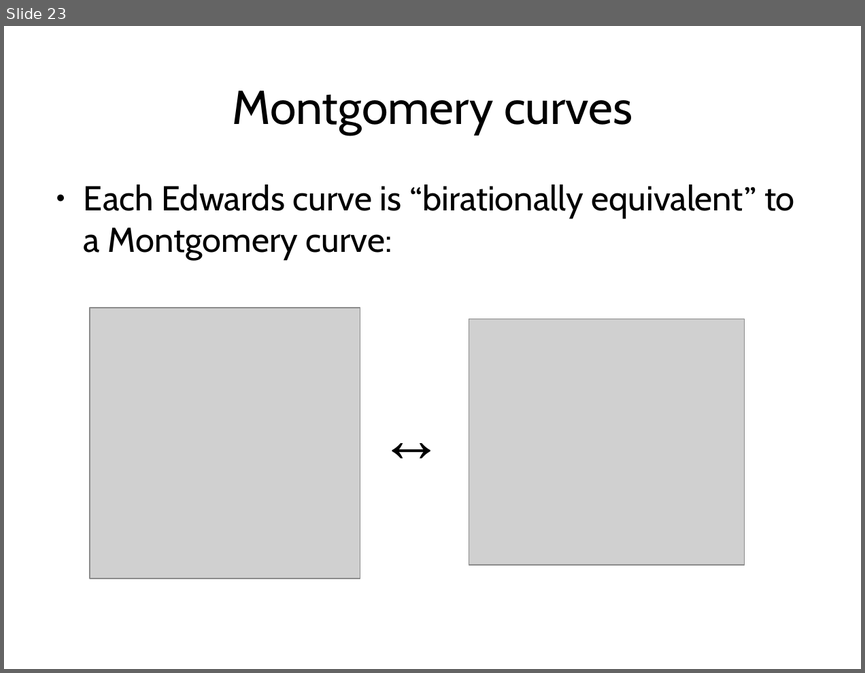
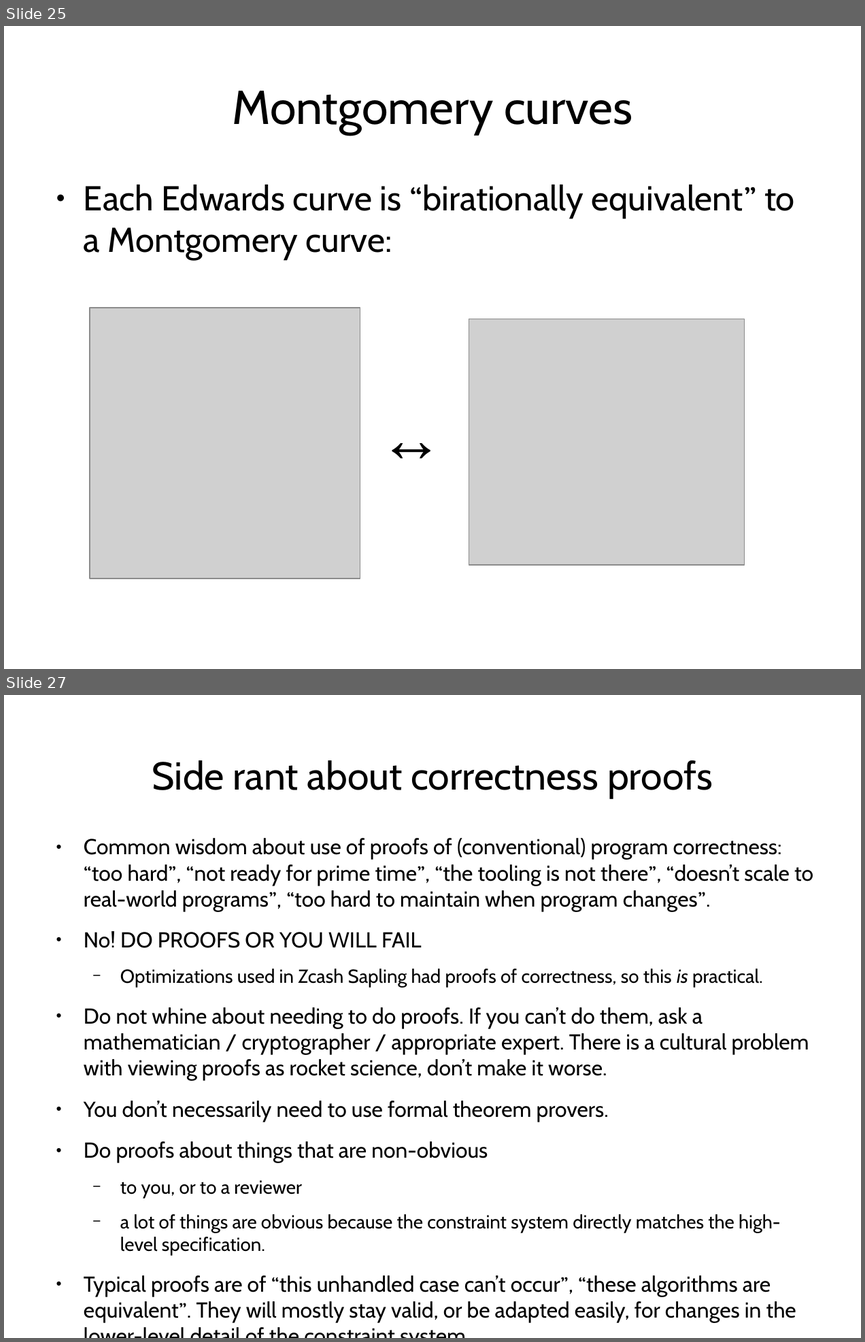
Before and after one commit to daira/zcon0, a slide deck: zkproofs.odp. Shown one above the other, each under a label of ours: slide 23 before the commit, slides 25 and 27 after it; the slides between them are not shown. The pictures are 865x673 and 865x1342 pixels, drawn with LibreOffice and Linux fonts; fonts in the diff are those of the drawing; grey boxes stand for pictures. Boxes give left, top, right and bottom in pixels: in the first picture for what was removed or moved away, otherwise in the second. Text is boxed around its words. In the diff, an @@ line names an element or a change of style, - is before the commit and + after.

```diff
--- a/zkproofs.odp
+++ b/zkproofs.odp
@@ slide 27 added at (4, 695, 861, 1338), background #FFFFFF @@
@@ title added at (152, 760, 713, 798), 36 pt, text #000000 @@
+Side rant about correctness proofs
@@ text added at (84, 838, 813, 1323), 20 pt, text #000000 @@
+● Common wisdom about use of proofs of (conventional) program correctness: “too hard”, “not ready for prime time”, “the tooling is not there”, “doesn’t scale to real-world programs”, “too hard to maintain when program changes”.
+● No! DO PROOFS OR YOU WILL FAIL
+  − Optimizations used in Zcash Sapling had proofs of correctness, so this is practical.
+● Do not whine about needing to do proofs. If you can’t do them, ask a mathematician / cryptographer / appropriate expert. There is a cultural problem with viewing proofs as rocket science, don’t make it worse.
+● You don’t necessarily need to use formal theorem provers.
+● Do proofs about things that are non-obvious
+  − to you, or to a reviewer
+  − a lot of things are obvious because the constraint system directly matches the high-level specification.
+● Typical proofs are of “this unhandled case can’t occur”, “these algorithms are equivalent”. They will mostly stay valid, or be adapted easily, for changes in the lower-level detail of the constraint system.
@@ what was slide 23 is now slide 25 @@
```
Also in this commit, not shown: 8 slides changed, 5 other slides added, 1 other file.
